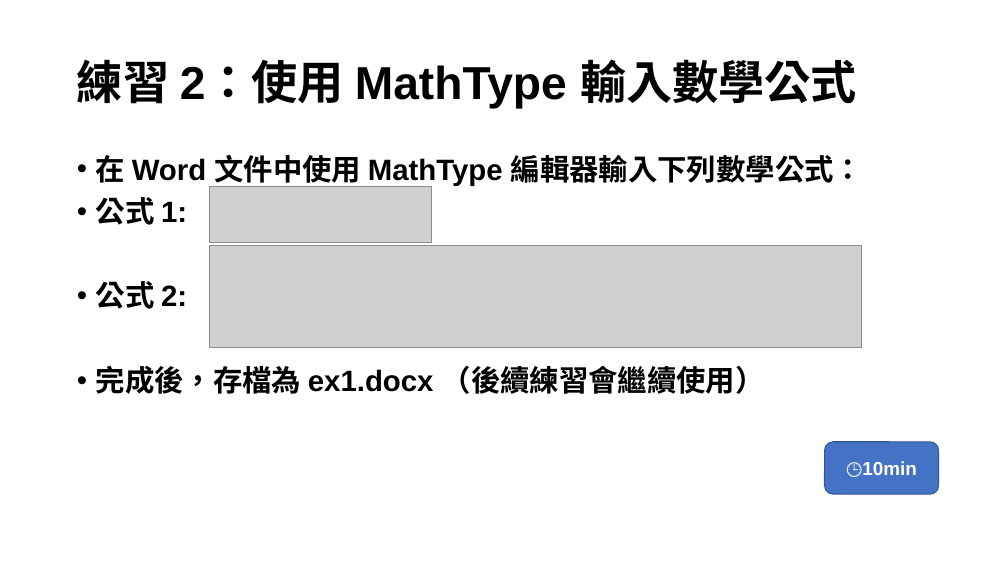
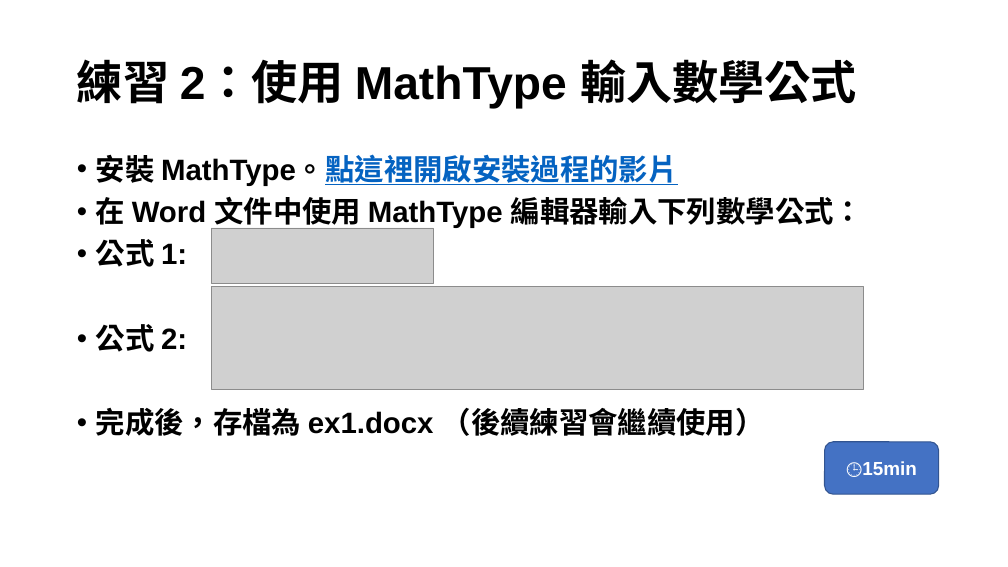
Before and after one commit to huanlin/VisualAids, a slide deck: slide 16 of Seminar/視障輔助教材轉檔研討會/投影片.pptx (slide 15 before the commit). Drawn at 1008x567 pixels with LibreOffice and Linux fonts; fonts in the diff are those of the drawing; grey boxes stand for pictures. Boxes give left, top, right and bottom in pixels: in the first picture for what was removed or moved away, otherwise in the second. Text is boxed around its words. In the diff, an @@ line names an element or a change of style, - is before the commit and + after.

Commit message:
更新投影片

```diff
--- a/Seminar/視障輔助教材轉檔研討會/投影片.pptx
+++ b/Seminar/視障輔助教材轉檔研討會/投影片.pptx
@@ text at [96,154,678,186]: paragraph added @@
+• 安裝 MathType。點這裡開啟安裝過程的影片
@@ picture: place and size @@
-picture at [209,187,432,242]
+picture at [211,228,433,284]
@@ picture: place and size @@
-picture at [209,245,862,348]
+picture at [211,287,864,389]
@@ text in rounded rectangle at [846,461,917,477]: text changed @@
-🕒10min
+🕒15min
```
Also in this commit, not shown: 3 other slides changed, 14 slides added.
